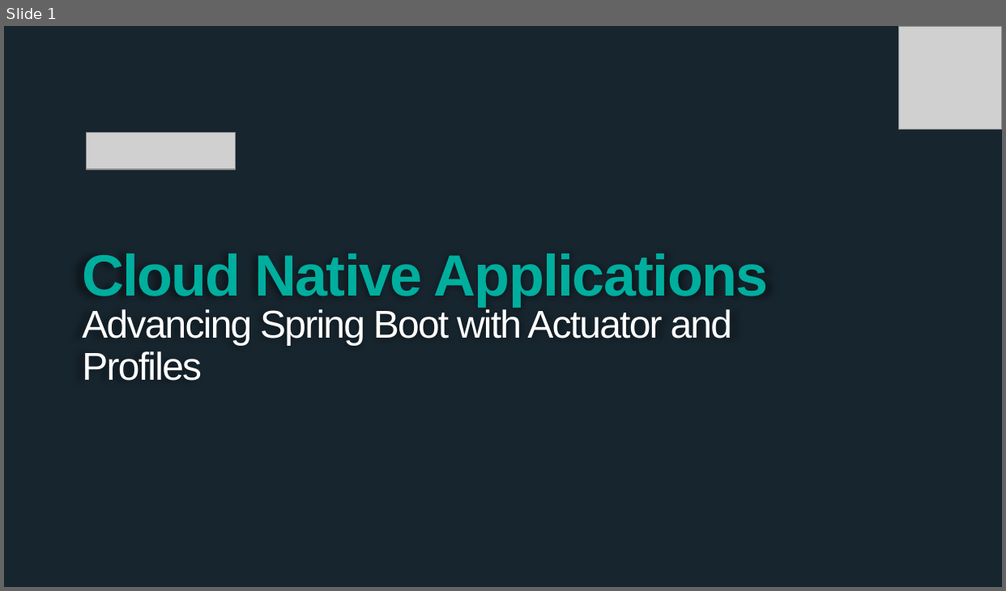
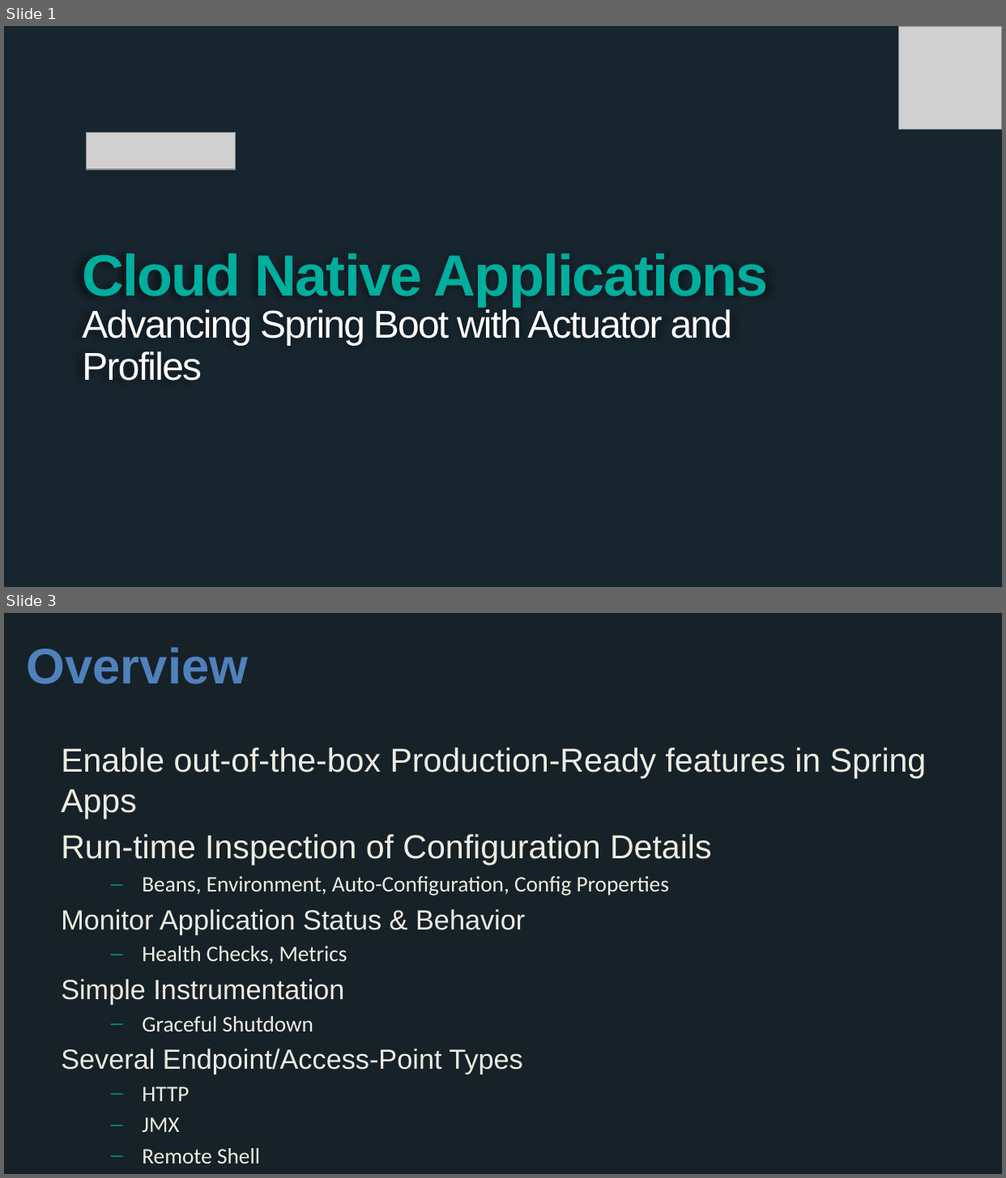
Before and after one commit to wxlund/CN-Workshop-Boeing, a slide deck: presentations/Session_4_Advanced_Boot.pptx. Shown one above the other, each under a label of ours: slide 1 before the commit, slides 1 and 3 after it; the slides between them are not shown. The pictures are 1006x591 and 1006x1178 pixels, drawn with LibreOffice and Linux fonts; fonts in the diff are those of the drawing; grey boxes stand for pictures; background and template pictures are left out. Boxes give left, top, right and bottom in pixels: in the first picture for what was removed or moved away, otherwise in the second. Text is boxed around its words. In the diff, an @@ line names an element or a change of style, - is before the commit and + after.

```diff
--- a/presentations/Session_4_Advanced_Boot.pptx
+++ b/presentations/Session_4_Advanced_Boot.pptx
@@ slide 3 added at box(4, 613, 1002, 1174), background #162128 @@
@@ title added at box(26, 647, 248, 684), 36 pt, text #4F81BD, bold @@
+Overview
@@ text added at box(61, 747, 927, 1101), 16 pt, text #EEECE1 @@
+Enable out-of-the-box Production-Ready features in Spring Apps
+Run-time Inspection of Configuration Details
+  – Beans, Environment, Auto-Configuration, Config Properties
+Monitor Application Status & Behavior
+  – Health Checks, Metrics
+Simple Instrumentation
+  – Graceful Shutdown
+Several Endpoint/Access-Point Types
+  – HTTP
+  – JMX
+  – Remote Shell
```
Also in this commit, not shown: 6 other slides added, 1 slide removed, 1 other file.
